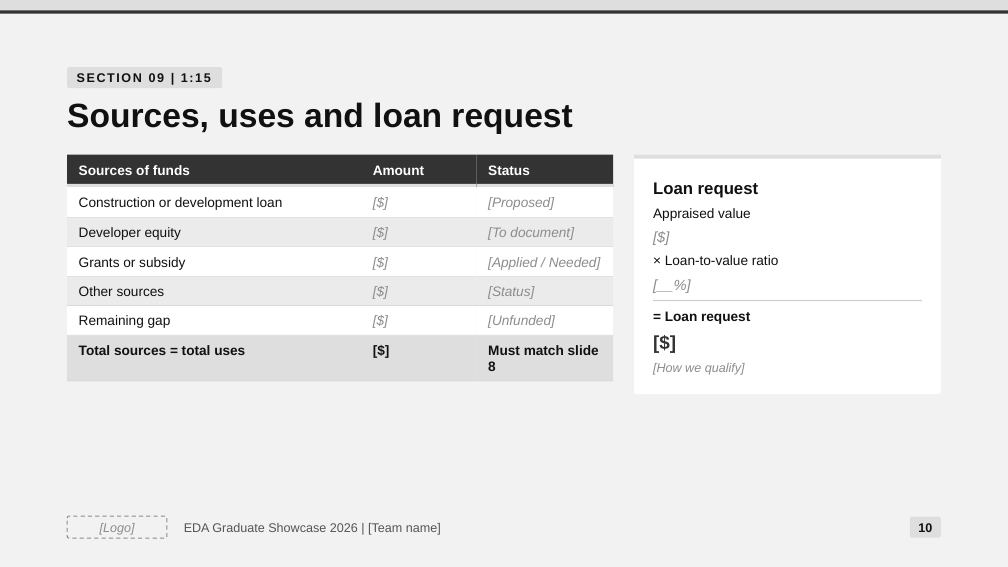
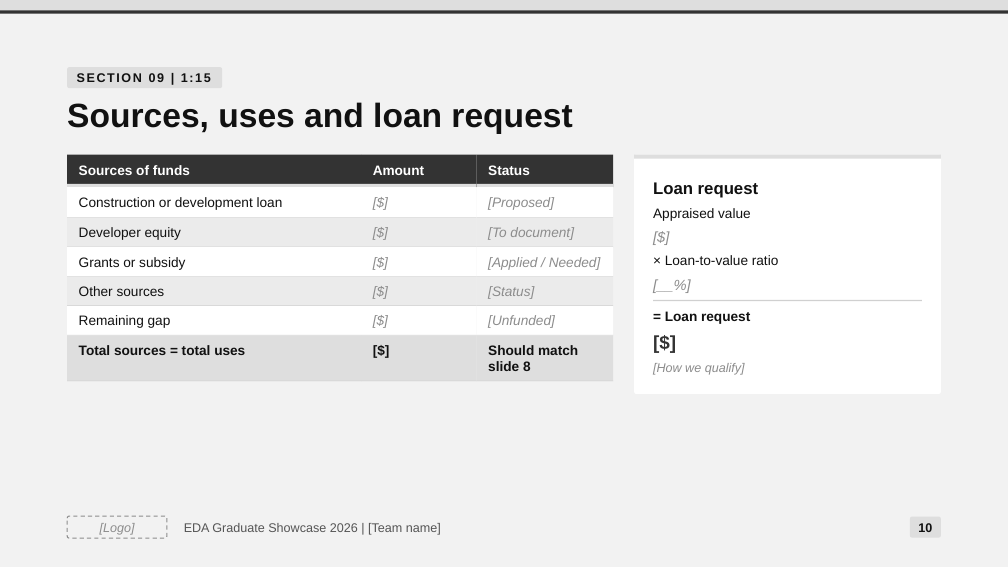
Before and after one commit to paperdoll901/eda-agenda, a slide deck: slide 10 of resources/EDA-Showcase-Pitch-Template.pptx. Drawn at 1008x567 pixels with LibreOffice and Linux fonts; fonts in the diff are those of the drawing. Boxes give left, top, right and bottom in pixels: in the first picture for what was removed or moved away, otherwise in the second. Text is boxed around its words. In the diff, an @@ line names an element or a change of style, - is before the commit and + after.

```diff
--- a/resources/EDA-Showcase-Pitch-Template.pptx
+++ b/resources/EDA-Showcase-Pitch-Template.pptx
@@ text at box(488, 345, 578, 371): text changed @@
-Must match slide 8
+Should match slide 8
```
Also in this commit, not shown: 10 other files.
